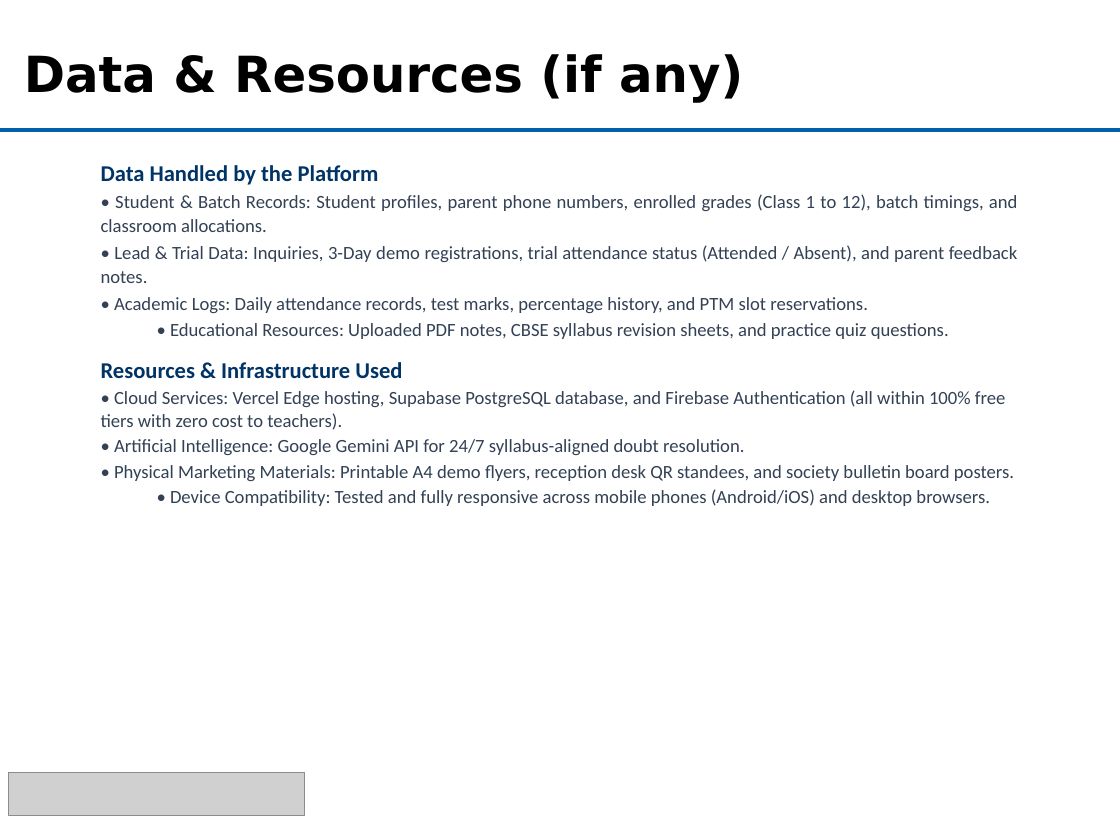
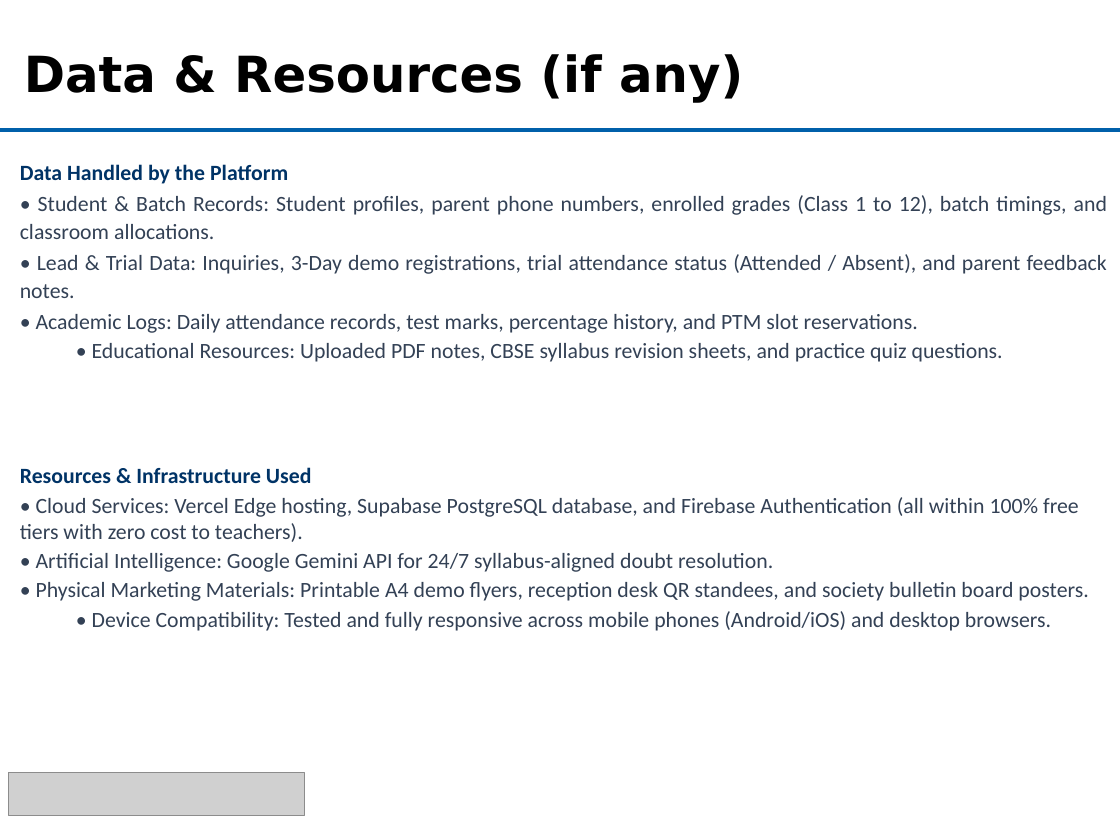
Before and after one commit to bhavyaanand2101-coder/Community_Service_2026, a slide deck: slide 9 of Community_Service_Presentation.pptx. Drawn at 1120x840 pixels with LibreOffice and Linux fonts; fonts in the diff are those of the drawing; grey boxes stand for pictures; background and template pictures are left out. Boxes give left, top, right and bottom in pixels: in the first picture for what was removed or moved away, otherwise in the second. Text is boxed around its words. In the diff, an @@ line names an element or a change of style, - is before the commit and + after.

Commit message:
docs(presentation): update Community Service presentation deck with latest project assets and content

```diff
--- a/Community_Service_Presentation.pptx
+++ b/Community_Service_Presentation.pptx
@@ text "Data Handled by the Platform": place and size @@
-text "Data Handled by the Platform" at bbox=[101, 165, 1018, 506]
+text "Data Handled by the Platform" at bbox=[20, 164, 1107, 631]
@@ text "Data Handled by the Platform" at bbox=[20, 164, 1107, 631]: size 14.5 to 14 pt in "Data Handled by the Platform", "Resources & Infrastructure Used"; size 12 to 14 pt @@
```
Also in this commit, not shown: 10 other slides changed.
